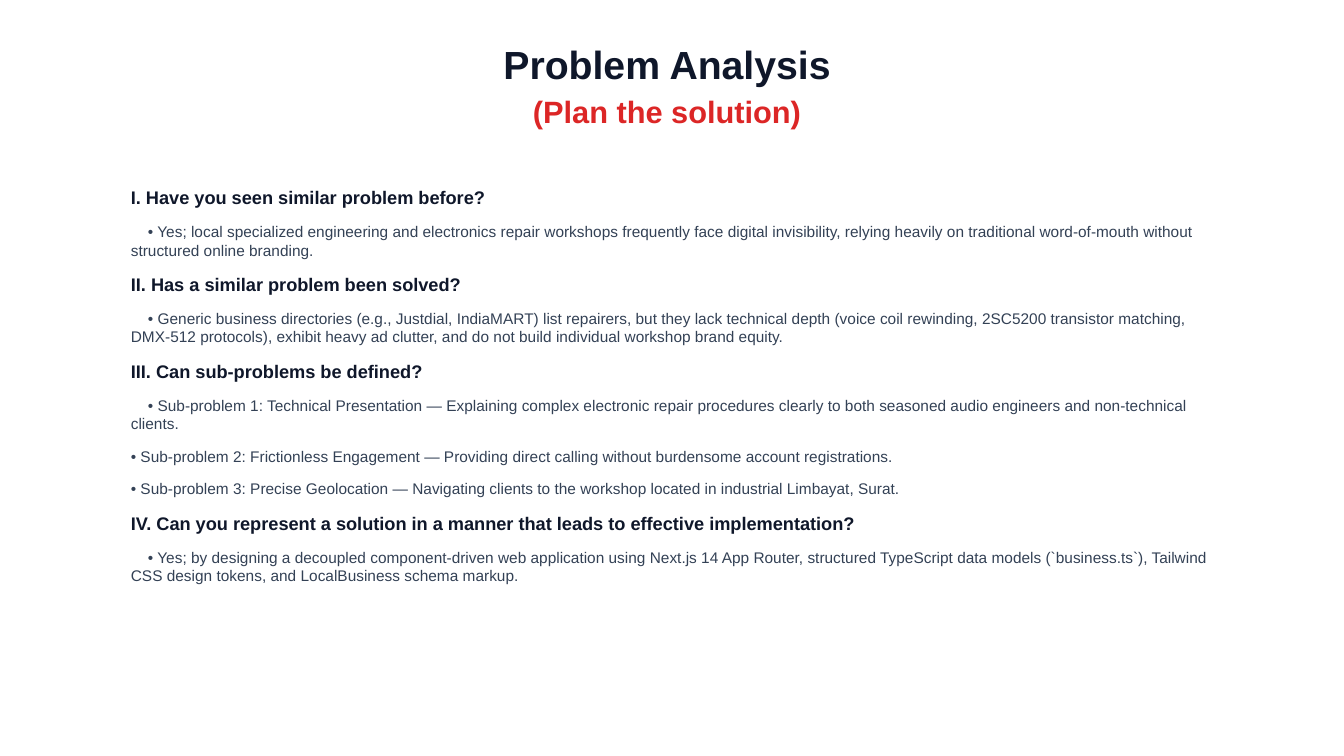
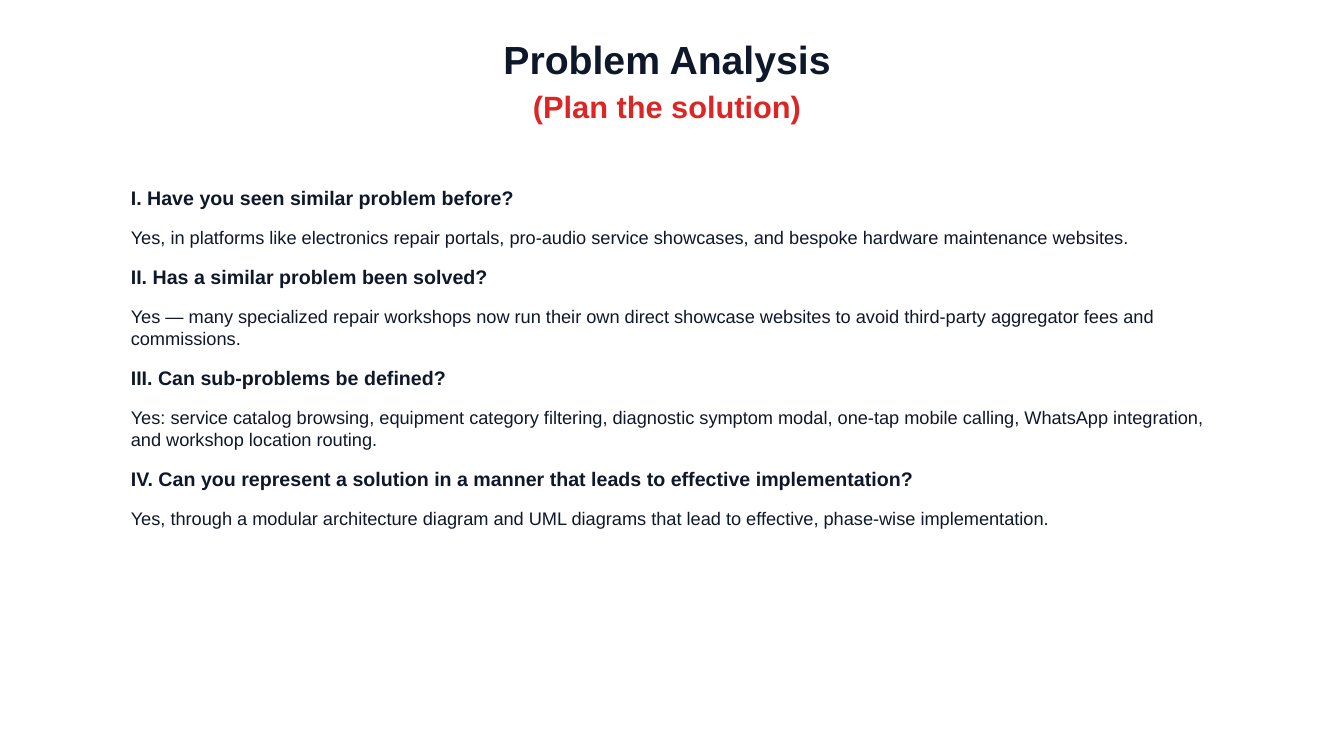
Before and after one commit to Prathmesh-oss/vikash-electronics, a slide deck: slide 8 of Vikash_Electronics_Academic_Presentation.pptx (slide 7 before the commit). Drawn at 1344x756 pixels with LibreOffice and Linux fonts; fonts in the diff are those of the drawing. Boxes give left, top, right and bottom in pixels: in the first picture for what was removed or moved away, otherwise in the second. Text is boxed around its words. In the diff, an @@ line names an element or a change of style, - is before the commit and + after.

```diff
--- a/Vikash_Electronics_Academic_Presentation.pptx
+++ b/Vikash_Electronics_Academic_Presentation.pptx
@@ text "Problem Analysis": place and size @@
-text "Problem Analysis" at <box>503,50,831,129</box>
+text "Problem Analysis" at <box>503,45,831,124</box>
@@ text at <box>131,190,1203,529</box>: text changed; size 11 to 13 pt; text colour #334155 to #0F172A @@
-I. Have you seen similar problem before?
-• Yes; local specialized engineering and electronics repair workshops frequently face digital invisibility, relying heavily on traditional word-of-mouth without structured online branding.
-II. Has a similar problem been solved?
-• Generic business directories (e.g., Justdial, IndiaMART) list repairers, but they lack technical depth (voice coil rewinding, 2SC5200 transistor matching, DMX-512 protocols), exhibit heavy ad clutter, and do not build individual workshop brand equity.
-III. Can sub-problems be defined?
-• Sub-problem 1: Technical Presentation — Explaining complex electronic repair procedures clearly to both seasoned audio engineers and non-technical clients.
-• Sub-problem 2: Frictionless Engagement — Providing direct calling without burdensome account registrations.
-• Sub-problem 3: Precise Geolocation — Navigating clients to the workshop located in industrial Limbayat, Surat.
-IV. Can you represent a solution in a manner that leads to effective implementation?
-• Yes; by designing a decoupled component-driven web application using Next.js 14 App Router, structured TypeScript data models (`business.ts`), Tailwind CSS design tokens, and LocalBusiness schema markup.
+I. Have you seen similar problem before?
+Yes, in platforms like electronics repair portals, pro-audio service showcases, and bespoke hardware maintenance websites.
+II. Has a similar problem been solved?
+Yes — many specialized repair workshops now run their own direct showcase websites to avoid third-party aggregator fees and commissions.
+III. Can sub-problems be defined?
+Yes: service catalog browsing, equipment category filtering, diagnostic symptom modal, one-tap mobile calling, WhatsApp integration, and workshop location routing.
+IV. Can you represent a solution in a manner that leads to effective implementation?
+Yes, through a modular architecture diagram and UML diagrams that lead to effective, phase-wise implementation.
```
Also in this commit, not shown: 8 other slides changed, 18 slides added, 6 slides removed, 9 other files.
